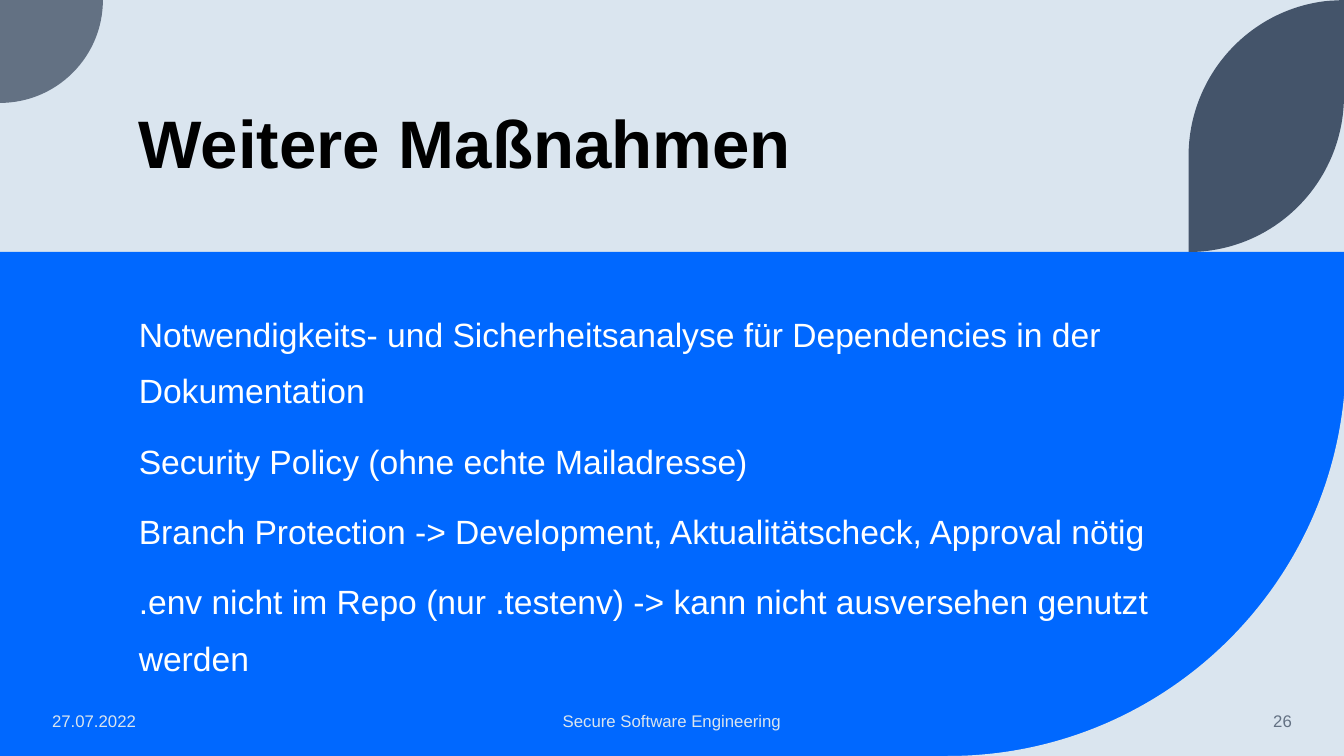
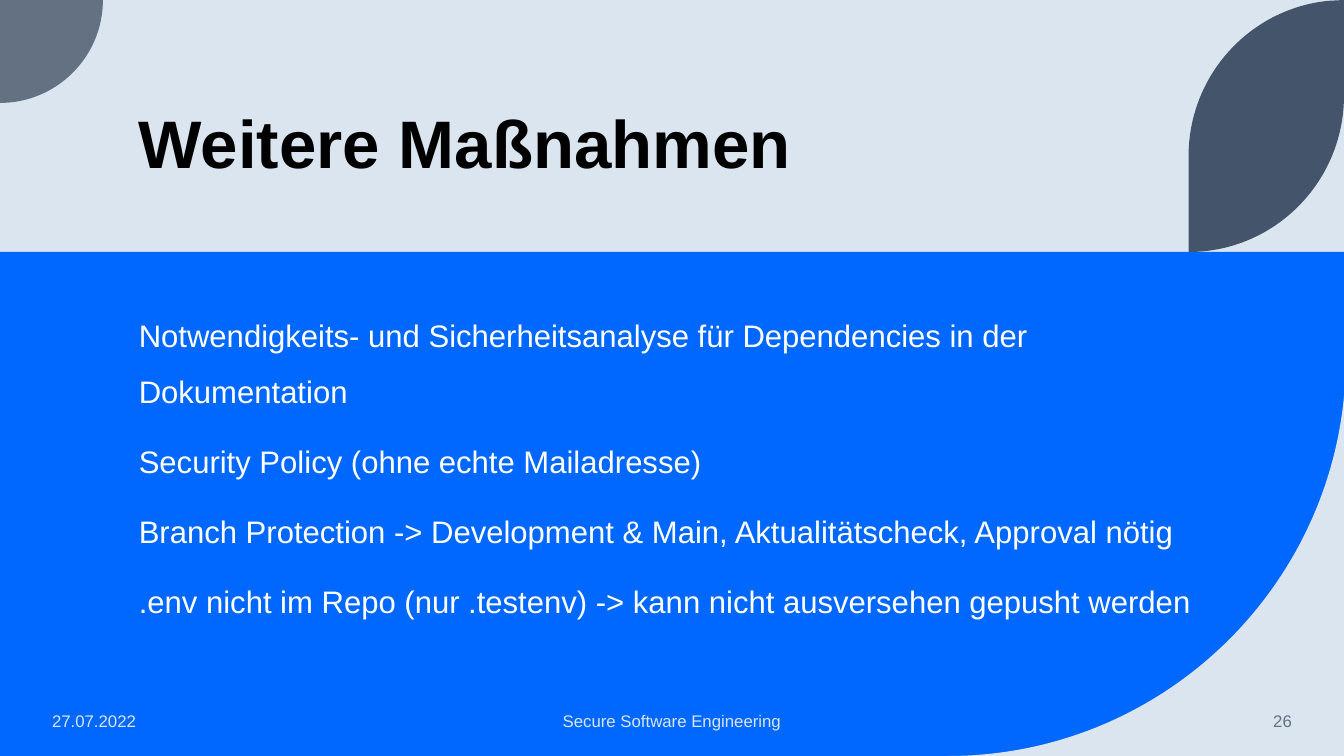
Before and after one commit to BranAndSceolan/SSE-Notes, a slide deck: slide 26 of documentation/Notiz-App.pptx. Drawn at 1344x756 pixels with LibreOffice and Linux fonts; fonts in the diff are those of the drawing. Boxes give left, top, right and bottom in pixels: in the first picture for what was removed or moved away, otherwise in the second. Text is boxed around its words. In the diff, an @@ line names an element or a change of style, - is before the commit and + after.

```diff
--- a/documentation/Notiz-App.pptx
+++ b/documentation/Notiz-App.pptx
@@ text at <box>139,324,1027,479</box>: size 24 to 22.2 pt in "Notwendigkeits- und Sicherheitsanalyse für Dependencies in d ...", "Security Policy (ohne echte Mailadresse)"; line spacing 1.4 to 1.5 @@
@@ text at <box>139,520,1190,619</box>: text changed; size 24 to 22.2 pt @@
-Branch Protection -> Development, Aktualitätscheck, Approval nötig
-.env nicht im Repo (nur .testenv) -> kann nicht ausversehen genutzt werden
+Branch Protection -> Development & Main, Aktualitätscheck, Approval nötig
+.env nicht im Repo (nur .testenv) -> kann nicht ausversehen gepusht werden
```
Also in this commit, not shown: 2 other slides changed, 1 other file.
